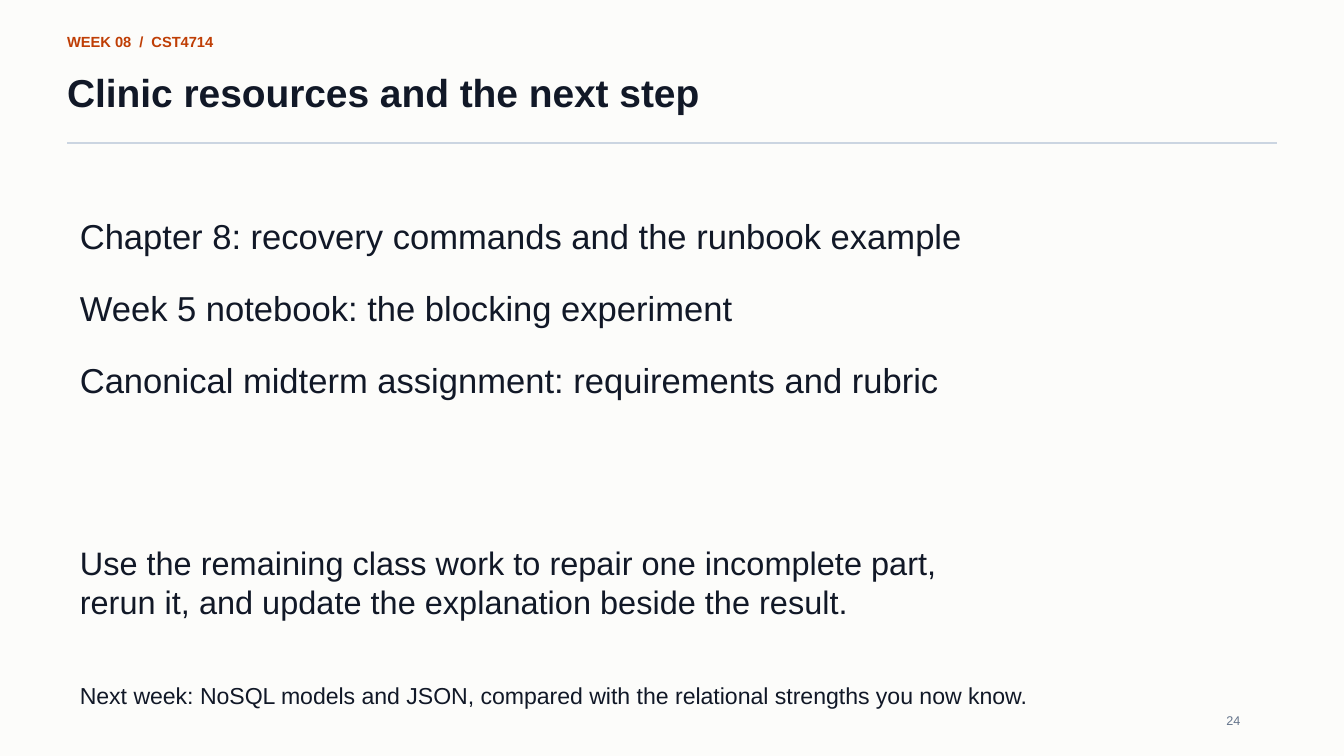
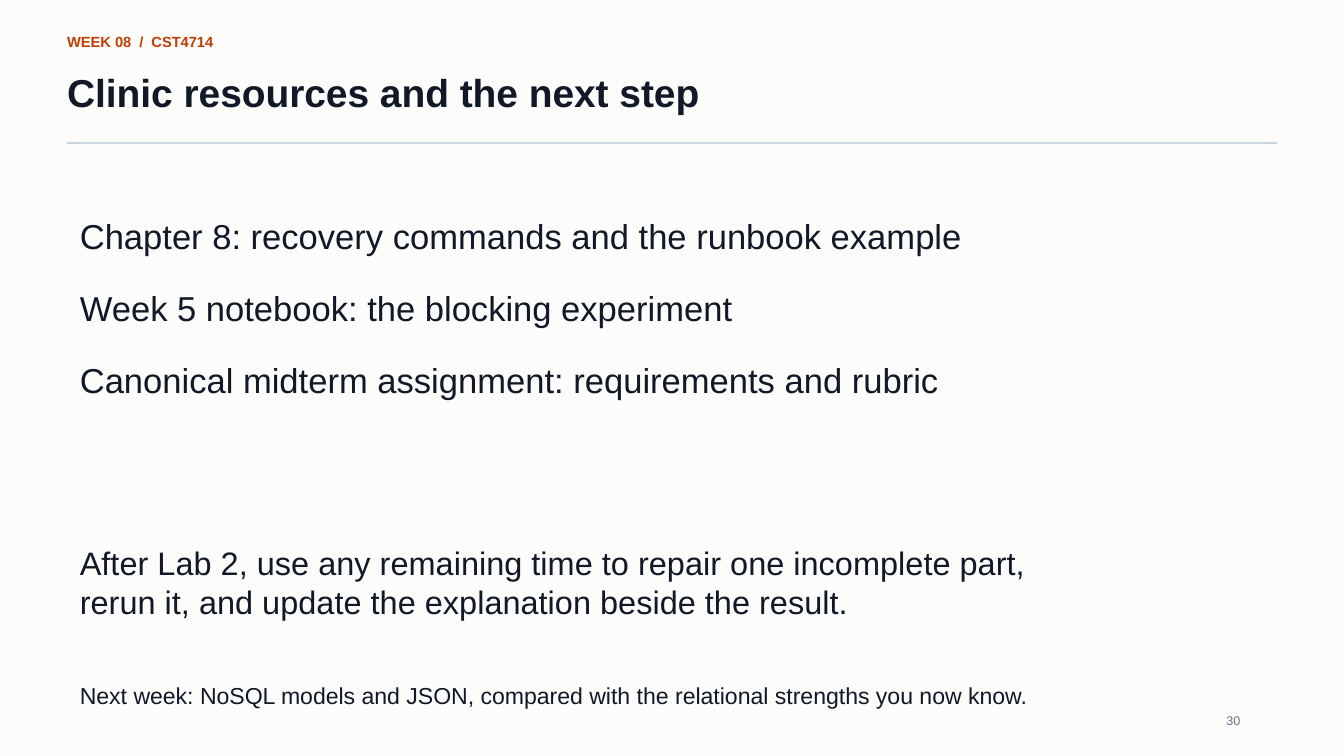
Before and after one commit to lolusername/CST4714_DB_admin, a slide deck: slide 30 of week_08/week_08_backup_restore_midterm.pptx (slide 24 before the commit). Drawn at 1344x756 pixels with LibreOffice and Linux fonts; fonts in the diff are those of the drawing. Boxes give left, top, right and bottom in pixels: in the first picture for what was removed or moved away, otherwise in the second. Text is boxed around its words. In the diff, an @@ line names an element or a change of style, - is before the commit and + after.

```diff
--- a/week_08/week_08_backup_restore_midterm.pptx
+++ b/week_08/week_08_backup_restore_midterm.pptx
@@ text at <box>80,551,1025,581</box>: text changed @@
-Use the remaining class work to repair one incomplete part,
+After Lab 2, use any remaining time to repair one incomplete part,
@@ text at <box>1226,716,1240,725</box>: text changed @@
-24
+30
```
Also in this commit, not shown: 1 other slide changed, 6 slides added, 6 other files.
